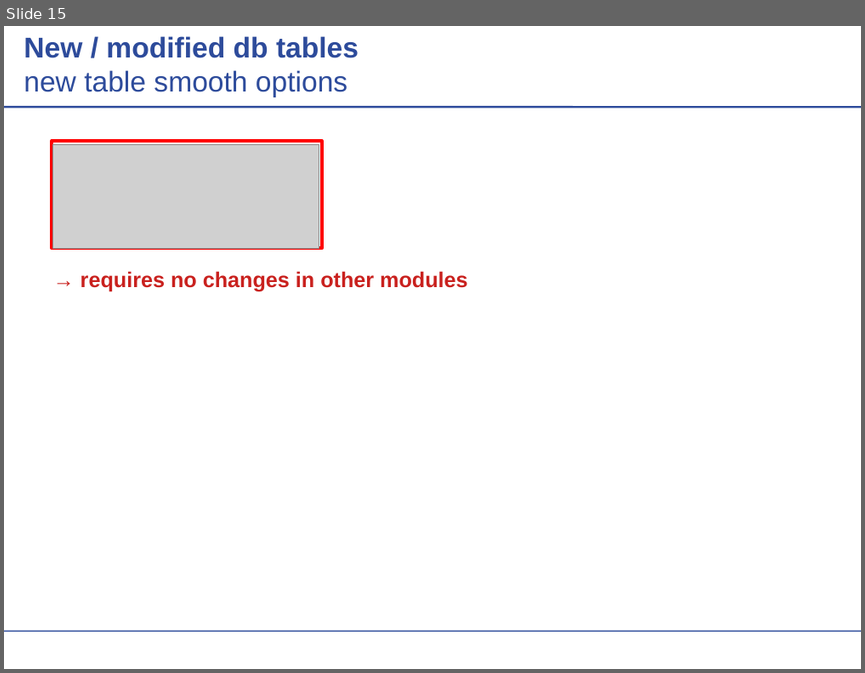
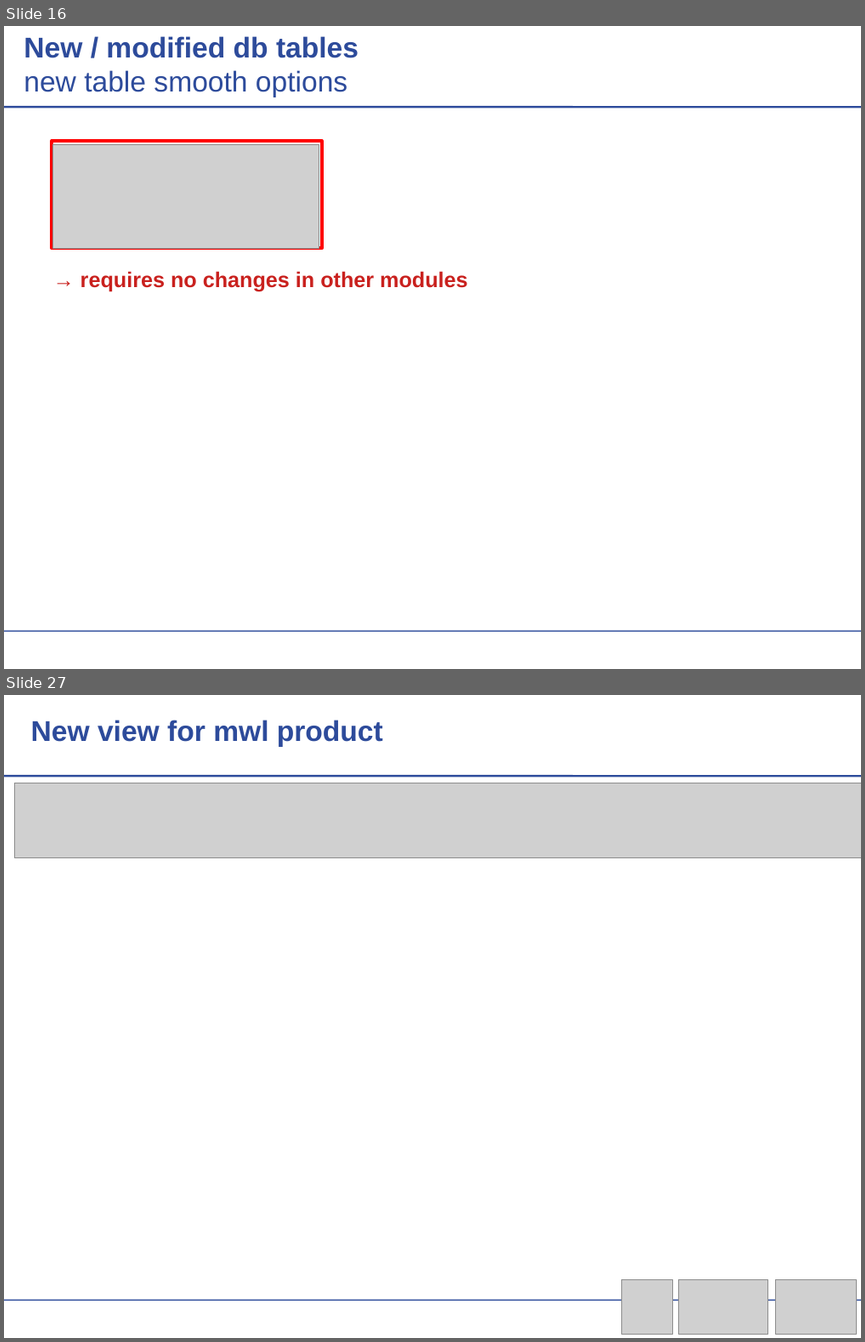
Before and after one commit to actris-scc/ELDAmwl, a slide deck: ELDAmwl.odp. Shown one above the other, each under a label of ours: slide 15 before the commit, slides 16 and 27 after it; the slides between them are not shown. The pictures are 865x673 and 865x1342 pixels, drawn with LibreOffice and Linux fonts; fonts in the diff are those of the drawing; grey boxes stand for pictures; background and template pictures are left out. Boxes give left, top, right and bottom in pixels: in the first picture for what was removed or moved away, otherwise in the second. Text is boxed around its words. In the diff, an @@ line names an element or a change of style, - is before the commit and + after.

```diff
--- a/ELDAmwl.odp
+++ b/ELDAmwl.odp
@@ slide 27 added at <box>4,695,861,1338</box>, background #FFFFFF; not listed: 2 template elements that a slide beside it also shows @@
@@ text added at <box>31,720,383,747</box>, 24 pt, text #2D4B9B, bold @@
+New view for mwl product
@@ picture added at <box>14,783,861,858</box> @@
@@ picture added at <box>622,1279,672,1333</box> @@
@@ picture added at <box>678,1279,767,1333</box> @@
@@ picture added at <box>776,1279,857,1333</box> @@
@@ what was slide 15 is now slide 16 @@
```
Also in this commit, not shown: 9 slides changed, 1 other slide added, 1 slide removed, 2 other files.
